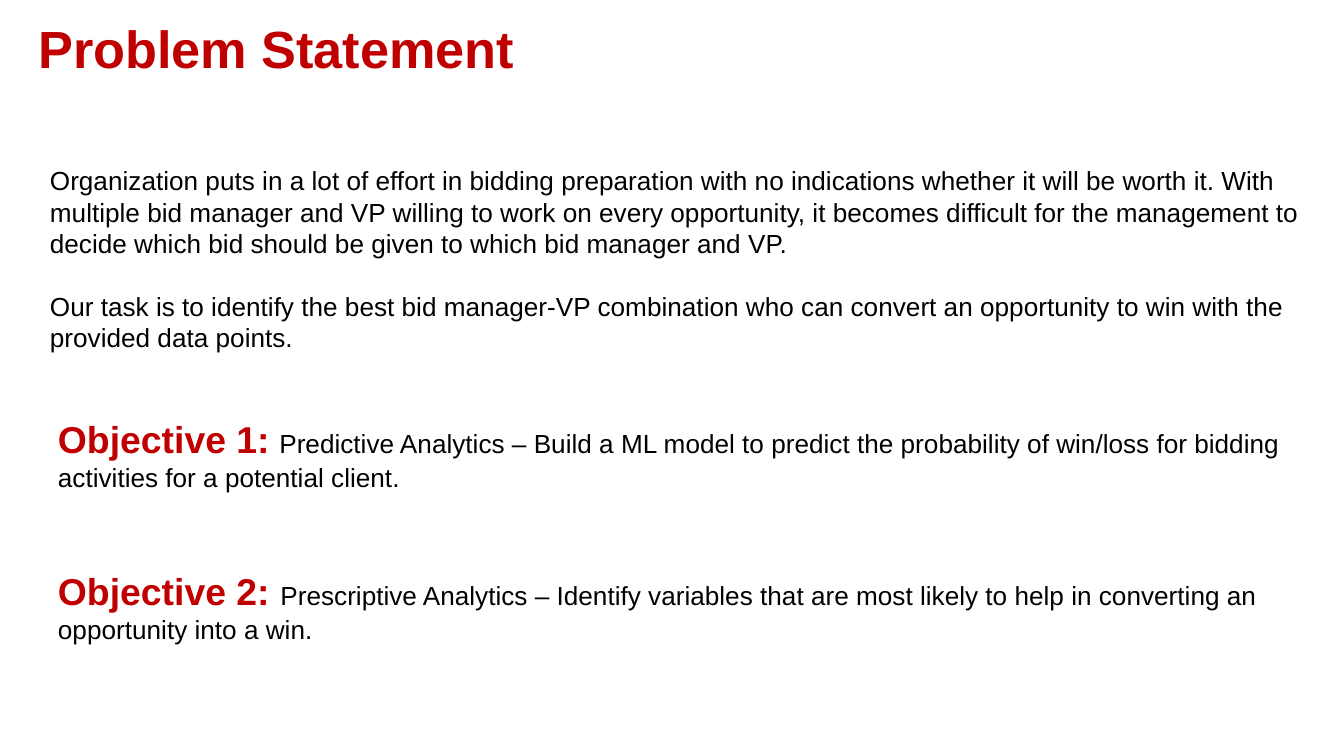
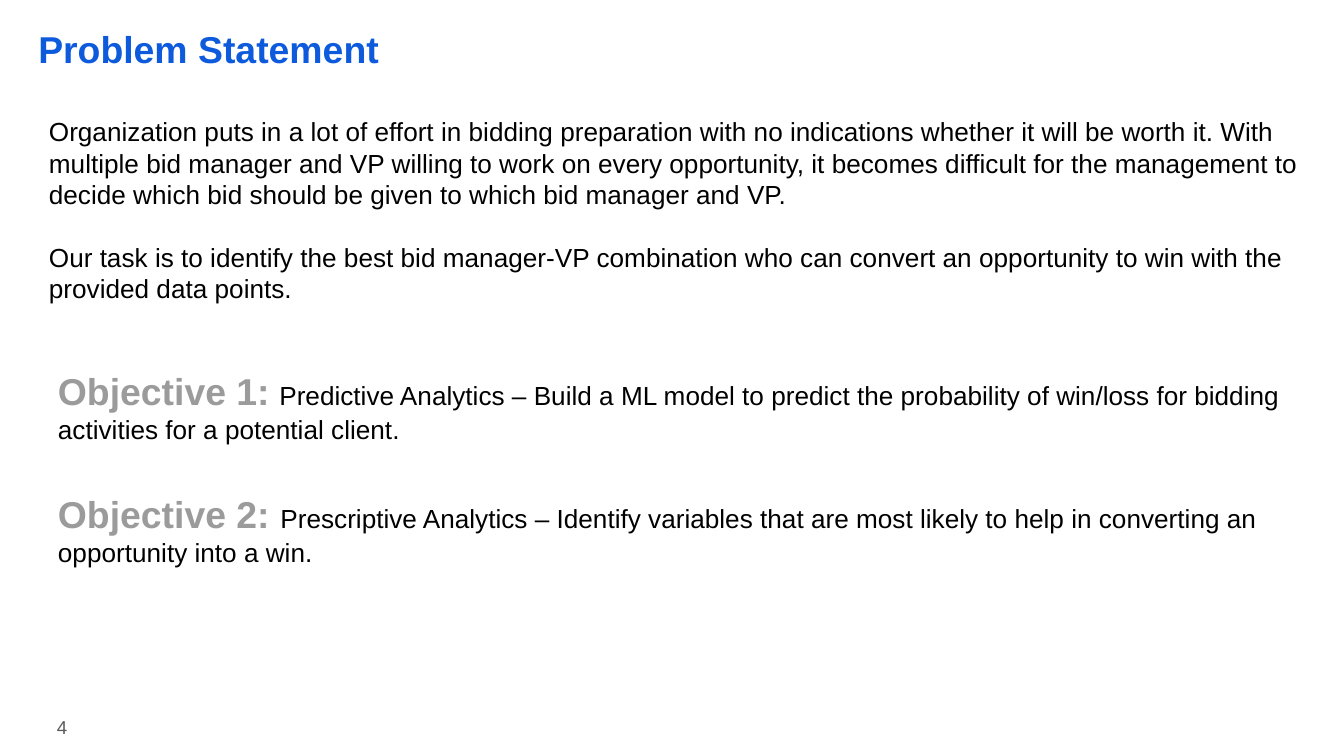
Before and after one commit to imkushwaha/Win_Prediction_Analytics, a slide deck: slide 4 of Presentation_Report.pptx. Drawn at 1344x756 pixels with LibreOffice and Linux fonts; fonts in the diff are those of the drawing; background and template pictures are left out. Boxes give left, top, right and bottom in pixels: in the first picture for what was removed or moved away, otherwise in the second. Text is boxed around its words. In the diff, an @@ line names an element or a change of style, - is before the commit and + after.

```diff
--- a/Presentation_Report.pptx
+++ b/Presentation_Report.pptx
@@ title "Problem Statement" at box(38, 36, 379, 64): size 28 to 20 pt, text colour #C00000 to #0D5BDC @@
@@ text "Organization puts in a lot ...": place and size @@
-text "Organization puts in a lot ..." at box(50, 171, 1298, 353)
+text "Organization puts in a lot ..." at box(49, 122, 1297, 304)
@@ text "Objective 1: Predictive Analytics – ...": place and size @@
-text "Objective 1: Predictive Analytics – ..." at box(58, 426, 1278, 492)
+text "Objective 1: Predictive Analytics – ..." at box(58, 378, 1278, 444)
@@ text "Objective 1: Predictive Analytics – ..." at box(58, 378, 1278, 444): text colour #C00000 to #9B9B9B in "Objective 1:" @@
@@ text "Objective 2: Prescriptive Analytics – ...": place and size @@
-text "Objective 2: Prescriptive Analytics – ..." at box(58, 578, 1256, 645)
+text "Objective 2: Prescriptive Analytics – ..." at box(58, 501, 1256, 568)
@@ text "Objective 2: Prescriptive Analytics – ..." at box(58, 501, 1256, 568): text colour #C00000 to #9B9B9B in "Objective 2:" @@
@@ page number added at box(57, 721, 67, 734), 10 pt, text #595959 @@
+4
```
Also in this commit, not shown: 12 other slides changed, 3 slides added, 3 slides removed, 1 other file.
